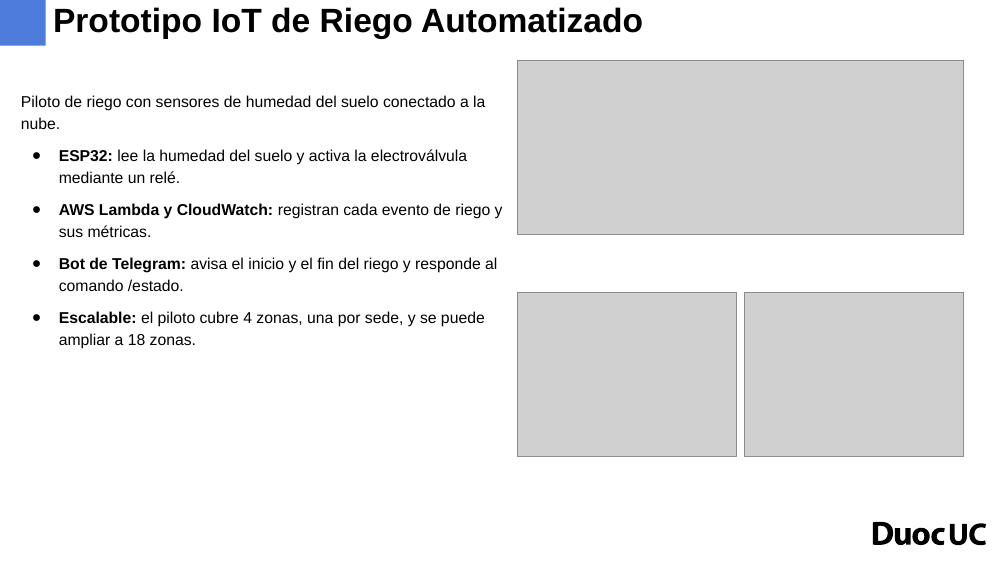
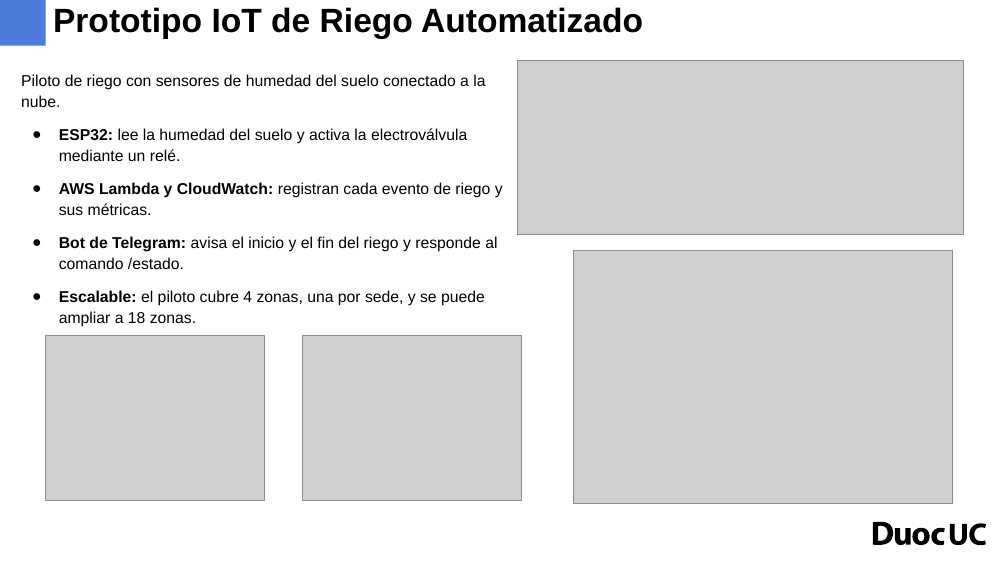
Before and after one commit to erickfranciscobasulto-bit/Proyecto-de-titulo, a slide deck: slide 31 of Presentacion_Final_Agroprodel.pptx. Drawn at 1008x567 pixels with LibreOffice and Linux fonts; fonts in the diff are those of the drawing; grey boxes stand for pictures; background and template pictures are left out. Boxes give left, top, right and bottom in pixels: in the first picture for what was removed or moved away, otherwise in the second. Text is boxed around its words. In the diff, an @@ line names an element or a change of style, - is before the commit and + after.

```diff
--- a/Presentacion_Final_Agroprodel.pptx
+++ b/Presentacion_Final_Agroprodel.pptx
@@ text "Piloto de riego con sensores ...": place and size @@
-text "Piloto de riego con sensores ..." at <box>21,95,503,349</box>
+text "Piloto de riego con sensores ..." at <box>21,74,503,327</box>
@@ picture added at <box>574,250,952,504</box> @@
@@ picture: place and size @@
-picture at <box>517,292,737,456</box>
+picture at <box>45,336,265,500</box>
@@ picture: place and size @@
-picture at <box>745,292,964,456</box>
+picture at <box>302,336,522,500</box>
```
Also in this commit, not shown: 9 other slides changed.
